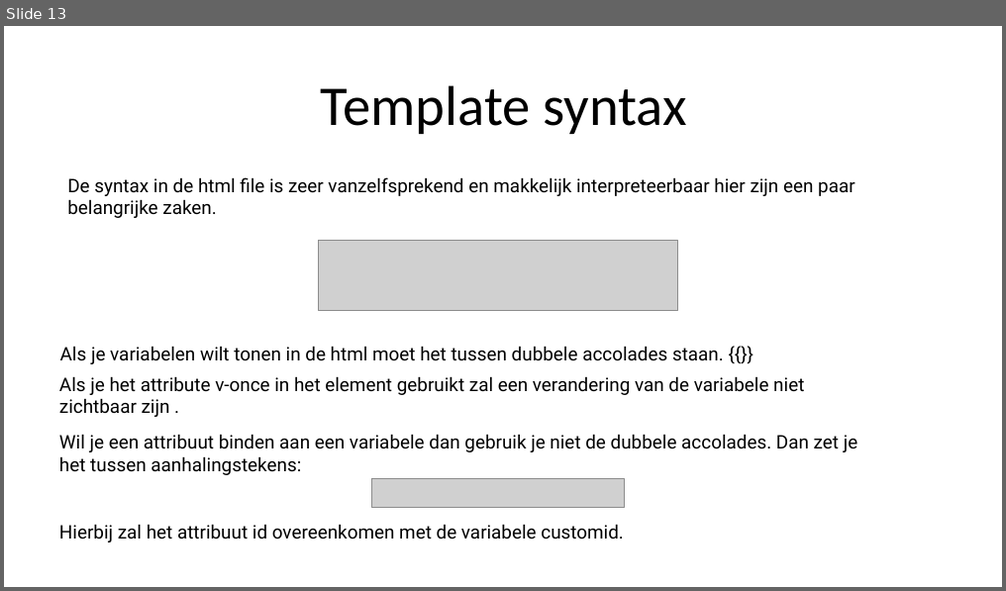
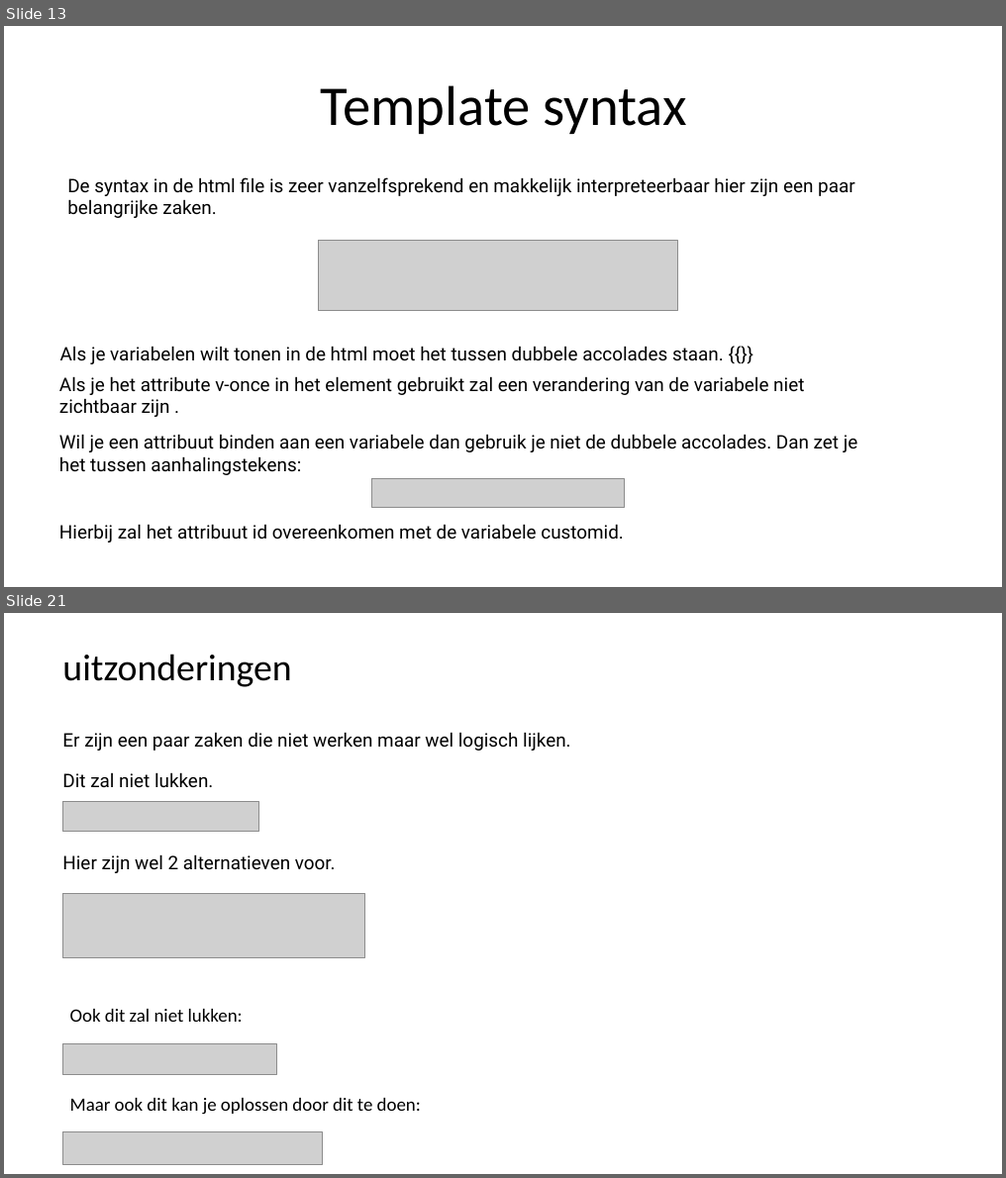
Before and after one commit to sepperenty/web-research-3, a slide deck: newTech/slideshow.pptx. Shown one above the other, each under a label of ours: slide 13 before the commit, slides 13 and 21 after it; the slides between them are not shown. The pictures are 1006x591 and 1006x1178 pixels, drawn with LibreOffice and Linux fonts; fonts in the diff are those of the drawing; grey boxes stand for pictures. Boxes give left, top, right and bottom in pixels: in the first picture for what was removed or moved away, otherwise in the second. Text is boxed around its words. In the diff, an @@ line names an element or a change of style, - is before the commit and + after.

```diff
--- a/newTech/slideshow.pptx
+++ b/newTech/slideshow.pptx
@@ slide 21 added at [4, 613, 1002, 1174], background #FFFFFF @@
@@ text added at [62, 654, 291, 687], 36 pt, text #000000 @@
+uitzonderingen
@@ text added at [62, 732, 570, 751], 18 pt, text #000000 @@
+Er zijn een paar zaken die niet werken maar wel logisch lijken.
@@ text added at [62, 772, 213, 788], 18 pt, text #000000 @@
+Dit zal niet lukken.
@@ picture added at [62, 802, 258, 832] @@
@@ text added at [62, 855, 336, 873], 18 pt, text #000000 @@
+Hier zijn wel 2 alternatieven voor.
@@ picture added at [62, 894, 364, 959] @@
@@ text added at [70, 1009, 243, 1022], 18 pt, text #000000 @@
+Ook dit zal niet lukken:
@@ picture added at [62, 1045, 275, 1075] @@
@@ text added at [70, 1098, 421, 1115], 18 pt, text #000000 @@
+Maar ook dit kan je oplossen door dit te doen:
@@ picture added at [62, 1133, 322, 1165] @@
```
Also in this commit, not shown: 1 slide changed, 11 other slides added, 1 slide removed, 15 other files.
